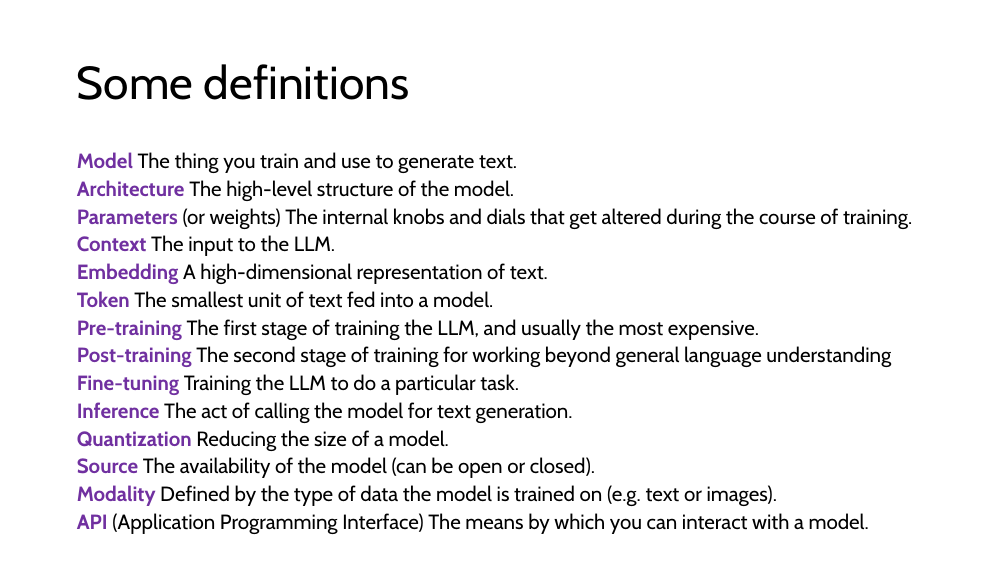
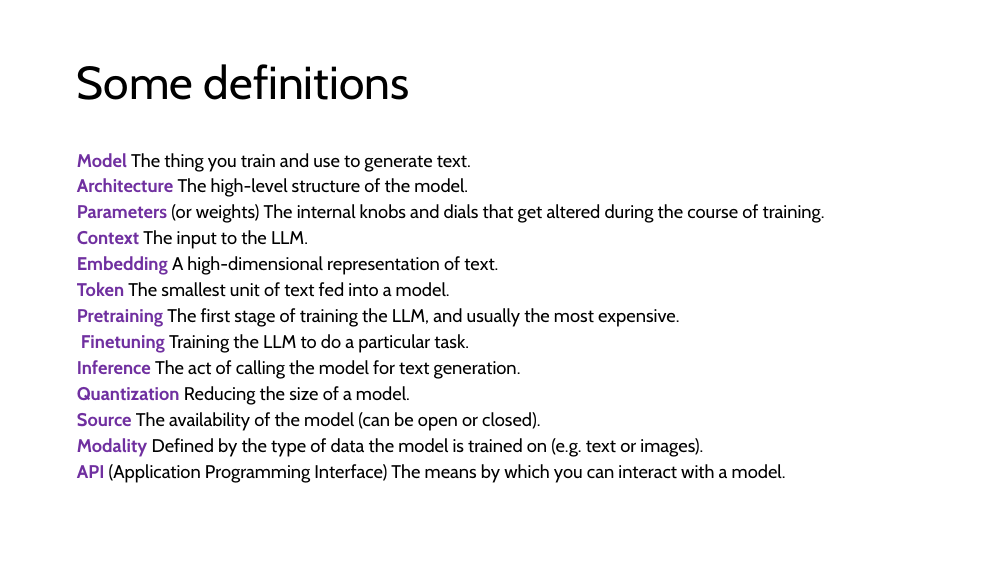
Before and after one commit to acceleratescience/large-language-models, a slide deck: slide 9 of slides/1-intro.pptx (slide 8 before the commit). Drawn at 1008x567 pixels with LibreOffice and Linux fonts; fonts in the diff are those of the drawing. Boxes give left, top, right and bottom in pixels: in the first picture for what was removed or moved away, otherwise in the second. Text is boxed around its words. In the diff, an @@ line names an element or a change of style, - is before the commit and + after.

```diff
--- a/slides/1-intro.pptx
+++ b/slides/1-intro.pptx
@@ text at (77, 153, 825, 482): size 19.6 to 17.5 pt in "Model The thing you train and use ...", "Architecture The high-level structure of the model.", "Parameters (or weights) The internal knobs and ...", "Context The input to the LLM." and 7 more places @@
@@ text at (77, 308, 679, 353): text changed; size 19.6 to 17.5 pt @@
-Pre-training The first stage of training the LLM, and usually the most expensive.
-Post-training The second stage of training for working beyond general language understanding
-Fine-tuning Training the LLM to do a particular task.
+Pretraining The first stage of training the LLM, and usually the most expensive.
+Finetuning Training the LLM to do a particular task.
```
Also in this commit, not shown: 10 other slides changed, 1 slide added, 23 other files.
